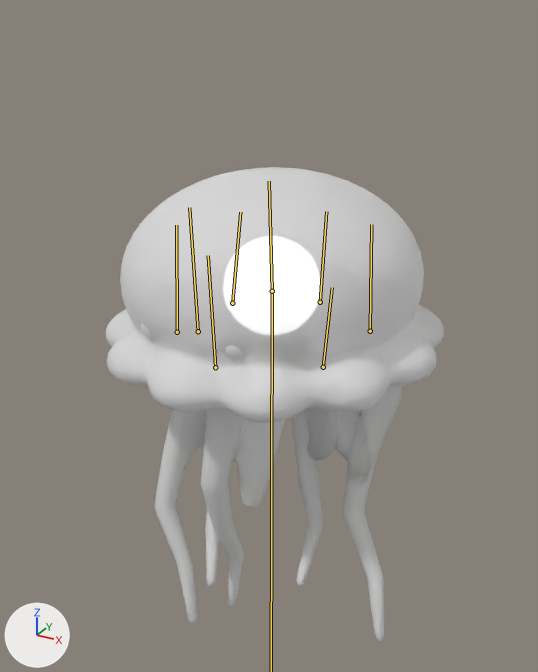
The FBX model Assets/_Game/Resources/Art/Enemies/jellyfish/jellyfish.fbx: old version first, new version second.
Rendered twice from a 50 mm lens placed at (0.612, -1.124, 1.634), pointed at (-0.007, 0.001, 1.072). Arrows for +X, +Y and +Z are at lower left; the lights stay in place. The first picture is the older version. Both versions are drawn at frame 25 of the action 'Rig|Victory'; the numbers are the values there. The bones that bend it are drawn over the model as lines.

The first picture shows 'Body'.
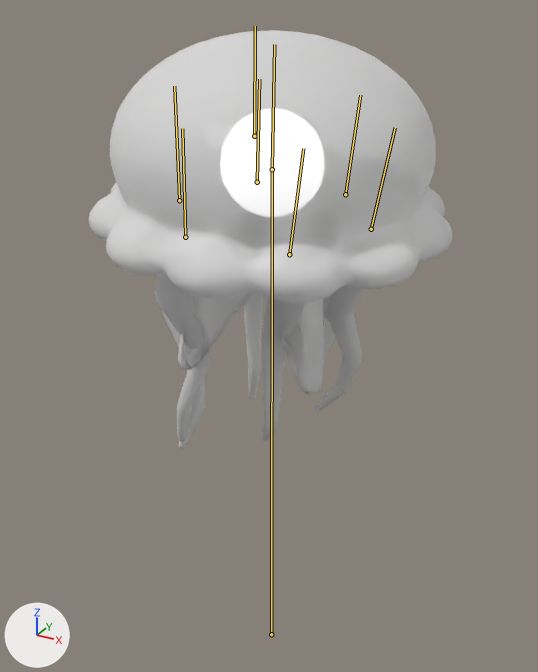
The edits, one by one:
Bone 'root' (bone_root) moves from (0.0, 0.113, 0.0) to (0.0, 0.333, 0.0).
Bone 'root' (bone_root) turns from (0, 0, 0) to (0, -142, 0) degrees about its own x, y and z.
Bone 'body' (bone_body) turns from (0, -4, 2) to (-6, 0, 0) degrees about its own x, y and z.
Bone 'tentacle1' (bone_tentacle1) turns from (-25, -7, 16) to (-18, 0, 0) degrees about its own x, y and z.
Bone 'tentacle2' (bone_tentacle2) turns from (-34, -10, 23) to (-22, 0, 0) degrees about its own x, y and z.
Bone 'tentacle3' (bone_tentacle3) turns from (-33, -9, 22) to (-21, 0, 0) degrees about its own x, y and z.
Bone 'tentacle4' (bone_tentacle4) turns from (-18, -5, 12) to (-15, 0, 0) degrees about its own x, y and z.
Bone 'tentacle5' (bone_tentacle5) turns from (4, 1, -2) to (-6, 0, 0) degrees about its own x, y and z.
Bone 'tentacle6' (bone_tentacle6) turns from (24, 7, -16) to (3, 0, 0) degrees about its own x, y and z.

Pixel boxes [x1, y1, x2, y2] of what changed, in the pictures (538 x 672 px):
'Body', posed (7% wider, 12% shorter)
    before: [106, 167, 444, 642]
    after: [89, 30, 452, 448]
bone 'body', root to tip
    before: (272, 291) to (269, 181)
    after: (272, 169) to (274, 44)
bone 'tentacle1', root to tip
    before: (370, 331) to (371, 224)
    after: (185, 237) to (182, 128)
bone 'tentacle2', root to tip
    before: (320, 302) to (326, 211)
    after: (289, 254) to (303, 148)
bone 'tentacle3', root to tip
    before: (232, 303) to (240, 212)
    after: (371, 229) to (395, 127)
bone 'tentacle4', root to tip
    before: (177, 332) to (176, 225)
    after: (345, 194) to (360, 95)
bone 'tentacle5', root to tip
    before: (215, 367) to (208, 255)
    after: (257, 182) to (259, 79)
bone 'tentacle6', root to tip
    before: (323, 367) to (332, 287)
    after: (179, 200) to (174, 86)
